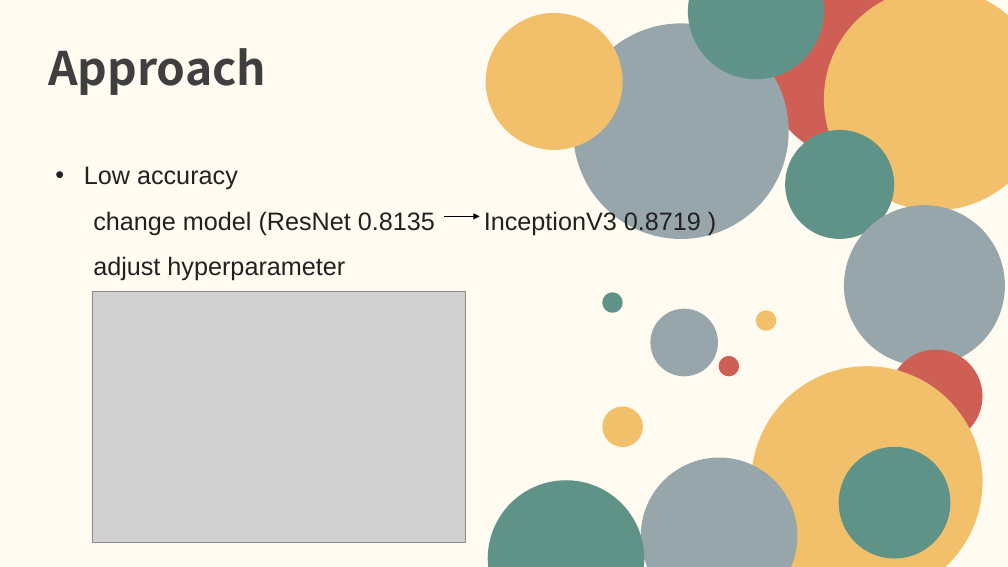
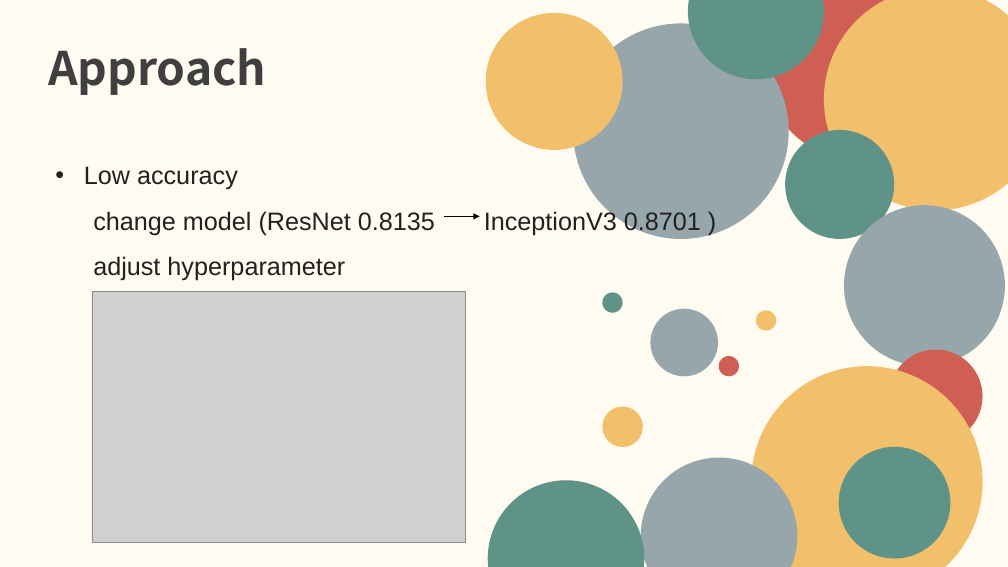
Before and after one commit to hanweii/CSCI3303FinalProject, a slide deck: slide 10 of Project.pptx. Drawn at 1008x567 pixels with LibreOffice and Linux fonts; fonts in the diff are those of the drawing; grey boxes stand for pictures. Boxes give left, top, right and bottom in pixels: in the first picture for what was removed or moved away, otherwise in the second. Text is boxed around its words. In the diff, an @@ line names an element or a change of style, - is before the commit and + after.

Commit message:
modify a typo

```diff
--- a/Project.pptx
+++ b/Project.pptx
@@ text at (93,209,701,235): text changed @@
-change model (ResNet 0.8135 InceptionV3 0.8719 )
+change model (ResNet 0.8135 InceptionV3 0.8701 )
```
